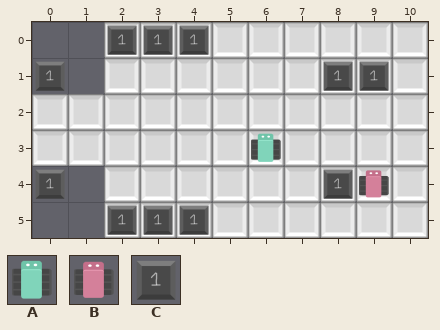
One commit to this Tiled map: sokoswitch/core/assets/levels/2/12.tmx. This is how it looked before the edit.
Cells are 256x256 px. Shown: x 0..10, y 0..5. The commit also replaced the tileset; all pictures use the new one.
Key: from "prototypeSet": A 1, B 2, C 4.
_ is an empty cell.
Layers that did not change in this view are not listed.
Layer "Interactable" before, first column x 0:
0 __CCC______
1 C_______CC_
2 ___________
3 ______A____
4 C_______CB_
5 __CCC______
After:
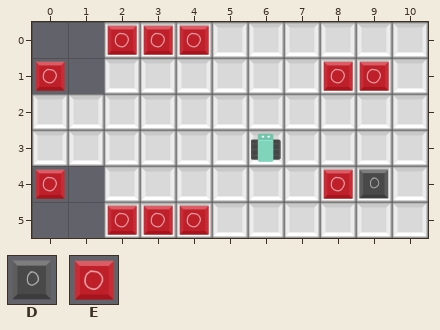
Further tiles: from "prototypeSet": D 3, E 5.
From old to new:
Layer "Interactable":
Tile D replaces tile B in row 4 at x 9.
Tile E replaces tile C in row 0 at x 2 to 4; in row 1 at x 0 and 8 to 9; in row 4 at x 0 and 8; in row 5 at x 2 to 4.
Changed places in both pictures, as pixel boxes (x1, y1, x2, y2):
changed: (107, 25, 209, 55)
changed: (35, 61, 65, 91)
changed: (323, 61, 389, 91)
changed: (35, 169, 65, 199)
changed: (323, 169, 389, 199)
changed: (107, 205, 209, 235)
